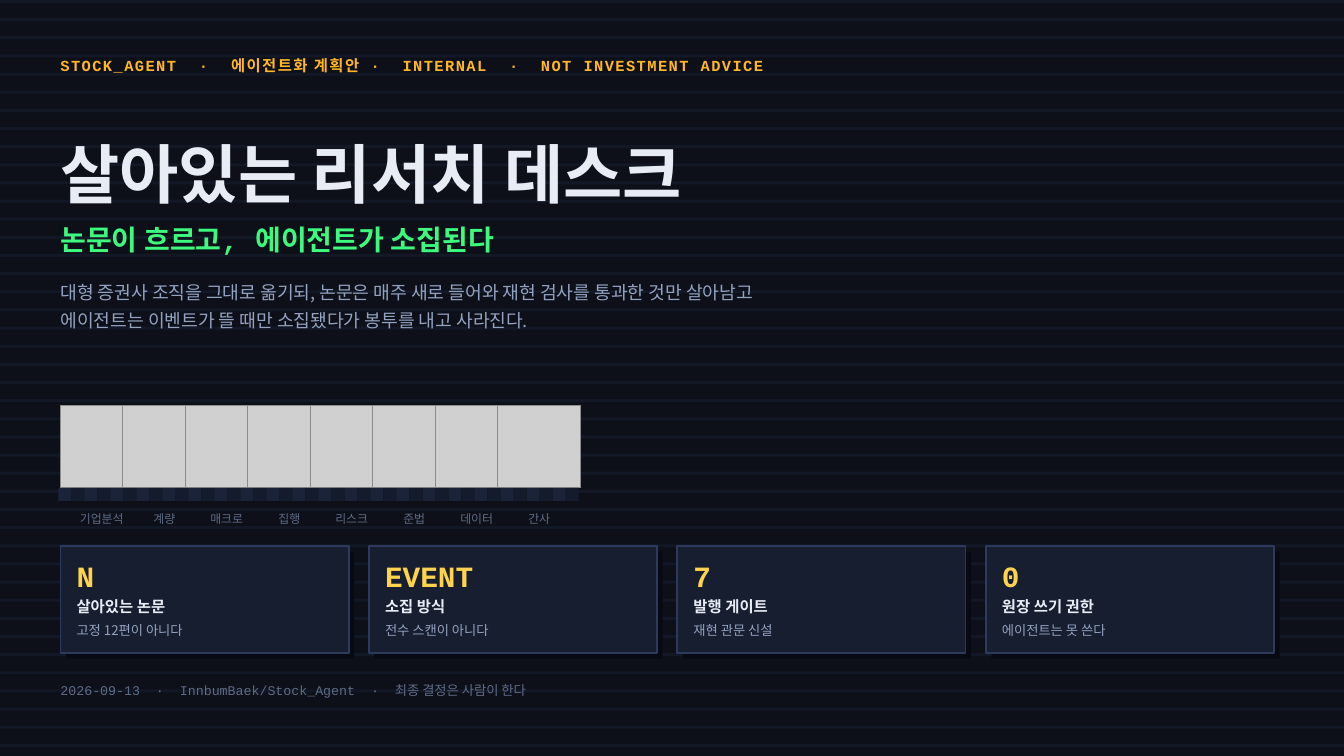
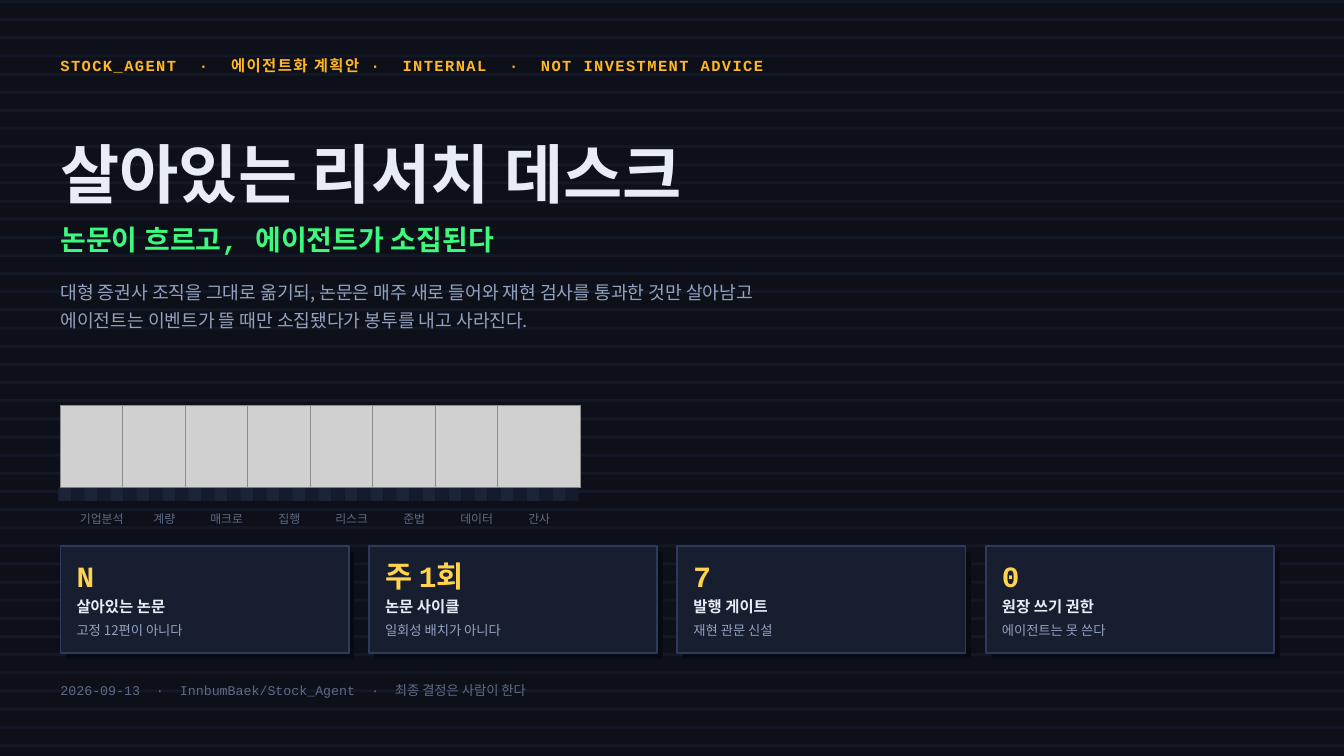
Before and after one commit to InnbumBaek/Stock_Agent, a slide deck: slide 1 of docs/agentization/Stock_Agent_에이전트화_계획안.pptx. Drawn at 1344x756 pixels with LibreOffice and Linux fonts; fonts in the diff are those of the drawing; grey boxes stand for pictures. Boxes give left, top, right and bottom in pixels: in the first picture for what was removed or moved away, otherwise in the second. Text is boxed around its words. In the diff, an @@ line names an element or a change of style, - is before the commit and + after.

```diff
--- a/docs/agentization/Stock_Agent_에이전트화_계획안.pptx
+++ b/docs/agentization/Stock_Agent_에이전트화_계획안.pptx
@@ text at [385,563,464,590]: text changed @@
-EVENT
+주 1회
@@ text at [385,599,460,614]: text changed @@
-소집 방식
+논문 사이클
@@ text at [385,624,501,636]: text changed @@
-전수 스캔이 아니다
+일회성 배치가 아니다
```
Also in this commit, not shown: 9 other slides changed, 2 other files.
